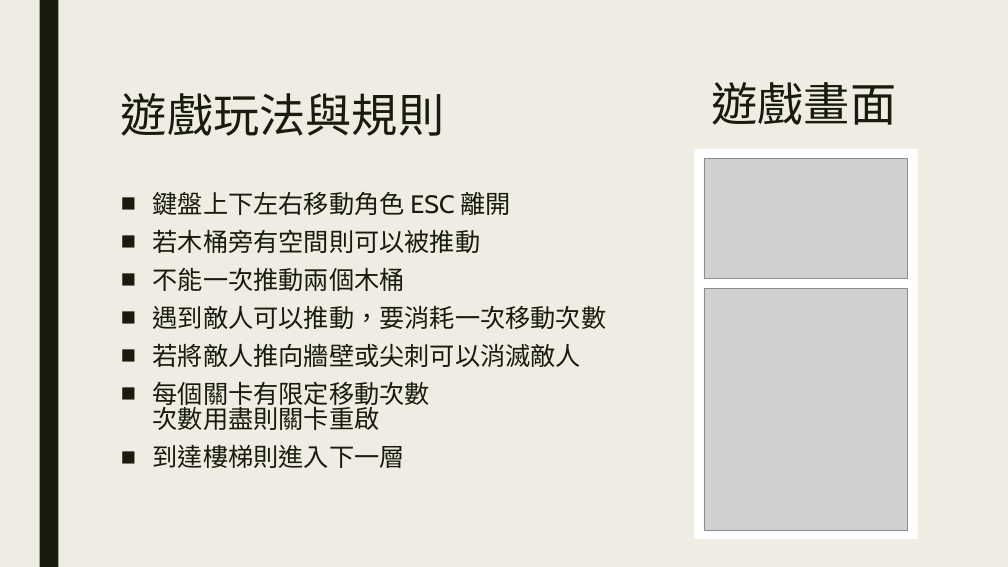
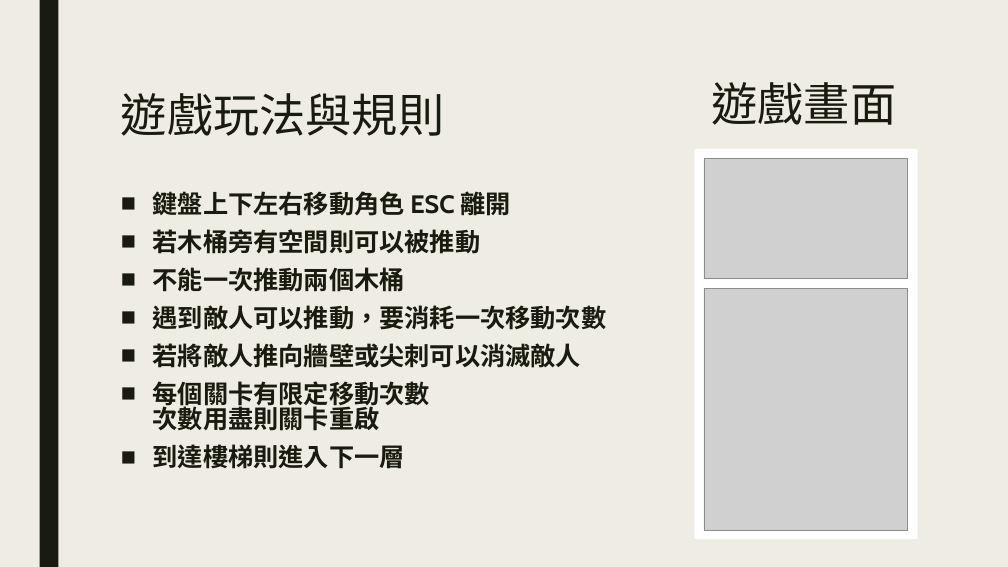
Before and after one commit to lin157644/ncu-asm-final-project, a slide deck: slide 2 of group19.pptx. Drawn at 1008x567 pixels with LibreOffice and Linux fonts; fonts in the diff are those of the drawing; grey boxes stand for pictures. Boxes give left, top, right and bottom in pixels: in the first picture for what was removed or moved away, otherwise in the second. Text is boxed around its words. In the diff, an @@ line names an element or a change of style, - is before the commit and + after.

```diff
--- a/group19.pptx
+++ b/group19.pptx
@@ text "鍵盤上下左右移動角色 ESC 離開" at [153, 187, 607, 469]: bold on @@
```
Also in this commit, not shown: 2 other slides changed, 2 slides added, 1 slide removed, 3 other files.
